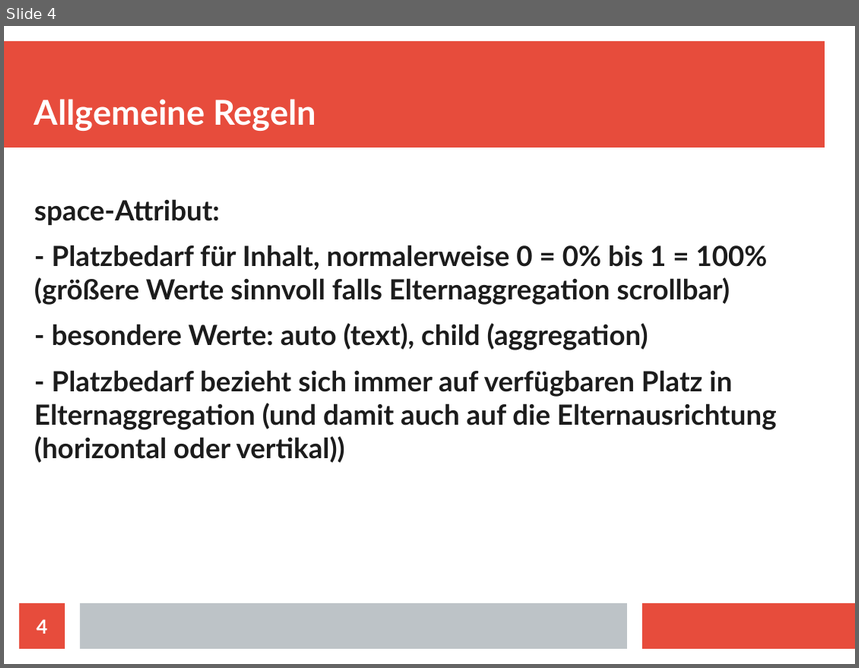
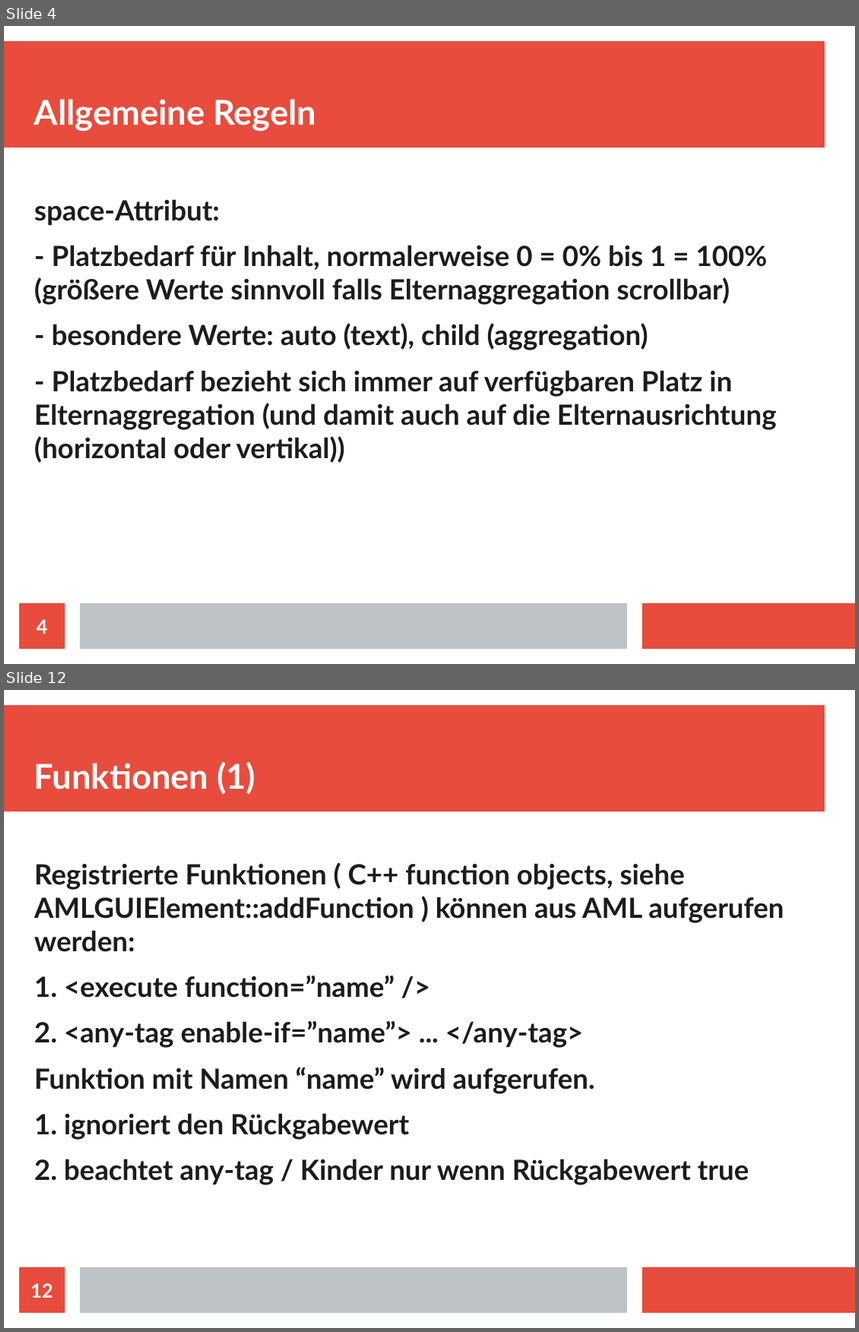
Before and after one commit to wolfgang1991/CommonLibraries, a slide deck: doc/App_Markup_Language_(AML).odp. Shown one above the other, each under a label of ours: slide 4 before the commit, slides 4 and 12 after it; the slides between them are not shown. The pictures are 859x668 and 859x1332 pixels, drawn with LibreOffice and Linux fonts; fonts in the diff are those of the drawing. Boxes give left, top, right and bottom in pixels: in the first picture for what was removed or moved away, otherwise in the second. Text is boxed around its words. In the diff, an @@ line names an element or a change of style, - is before the commit and + after.

Commit message:
added new AML features: execute, enable-if, set, span (see documentation)

```diff
--- a/doc/App_Markup_Language_(AML).odp
+++ b/doc/App_Markup_Language_(AML).odp
@@ slide 12 added at [4,690,855,1328], background #FFFFFF; not listed: 3 template elements that a slide beside it also shows @@
@@ title added at [34,761,256,794], 32 pt, text #FFFFFF, bold @@
+Funktionen (1)
@@ text added at [34,863,784,1186], 26 pt, text #1C1C1C, bold @@
+Registrierte Funktionen ( C++ function objects, siehe AMLGUIElement::addFunction ) können aus AML aufgerufen werden:
+1. <execute function=”name” />
+2. <any-tag enable-if=”name”> ... </any-tag>
+Funktion mit Namen “name” wird aufgerufen.
+1. ignoriert den Rückgabewert
+2. beachtet any-tag / Kinder nur wenn Rückgabewert true
@@ page number added at [19,1268,65,1313], fill #E74C3C, 18 pt, text #FFFFFF, bold @@
+12
```
Also in this commit, not shown: 7 slides changed, 3 other slides added, 2 other files.
